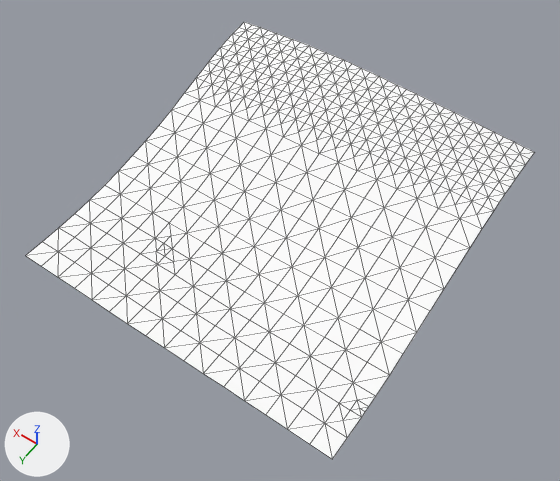
Renders of the glTF model games/yorimichi/assets/belmonte/meshes/SM_BM_BT_Terrain_5_6.glb from each side of a commit.
One viewpoint serves both versions: a 50 mm camera at (177.0, 1354.0, 455.0) aimed at (371.0, 1081.0, 27.0). Arrows for +X, +Y and +Z are at lower left; the lights stay in place. The older version comes first. Mesh edges are drawn as thin lines.

In view in the first picture: 'SM_BM_BT_Terrain_5_6'.
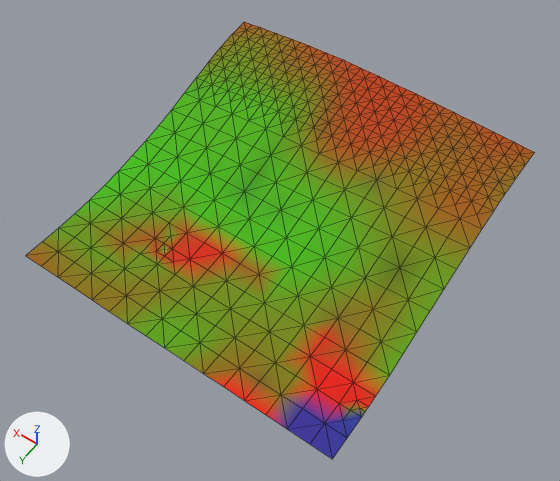
Location of each change, [x1, y1, x2, y2] in pixels of the pictures (560 x 481 px):
```json
{"part": 1, "of": "me_sm_bt_terrain_5_6", "change": "recoloured", "before": [58, 53, 457, 374], "after": [58, 53, 457, 374], "on screen": "white to green"}
{"part": 2, "of": "me_sm_bt_terrain_5_6", "change": "recoloured", "before": [27, 22, 534, 429], "after": [27, 22, 534, 429]}
{"part": 3, "of": "me_sm_bt_terrain_5_6", "change": "recoloured", "before": [26, 30, 515, 459], "after": [26, 30, 515, 459], "on screen": "darker"}
{"part": 4, "of": "me_sm_bt_terrain_5_6", "change": "recoloured", "before": [165, 49, 514, 423], "after": [165, 49, 514, 423]}
```

Edits to the scene script, one JSON object a line:
```json
{"block": "me_sm_bt_terrain_5_6", "where": "me_sm_bt_terrain_5_6.from_pydata(...)  # 529 vertices, 966 faces; spans x 256.0..512.0, y 936.0..1192.0, z 19.0..69.0"}
{"block": "me_sm_bt_terrain_5_6", "where": "# used by ob_sm_bm_bt_terrain_5_6; location = (0.0, 0.0, 0.0)"}
{"block": "me_sm_bt_terrain_5_6", "change": "me_sm_bt_terrain_5_6 part 1: 283 faces centred in x 261.0..509.0, y 970.0..1186.0, z 19.0..60.0 are repainted in the vertex colours; the middle colour goes from white #ffffff to green #55a700"}
{"block": "me_sm_bt_terrain_5_6", "change": "me_sm_bt_terrain_5_6 part 2: 263 faces centred in x 257.0..509.0, y 938.0..1186.0, z 20.0..68.0 are repainted in the vertex colours; the middle colour goes from white #ffffff to brown #a15d00"}
{"block": "me_sm_bt_terrain_5_6", "change": "me_sm_bt_terrain_5_6 part 3: 252 faces centred in x 257.0..509.0, y 938.0..1186.0, z 20.0..66.0 are repainted in the vertex colours; the middle colour goes from white #ffffff to yellow #817b00"}
{"block": "me_sm_bt_terrain_5_6", "change": "me_sm_bt_terrain_5_6 part 4: 168 faces centred in x 258.0..437.0, y 938.0..1186.0, z 21.0..68.0 are repainted in the vertex colours; the middle colour goes from white #ffffff to orange #bc4300"}
```
